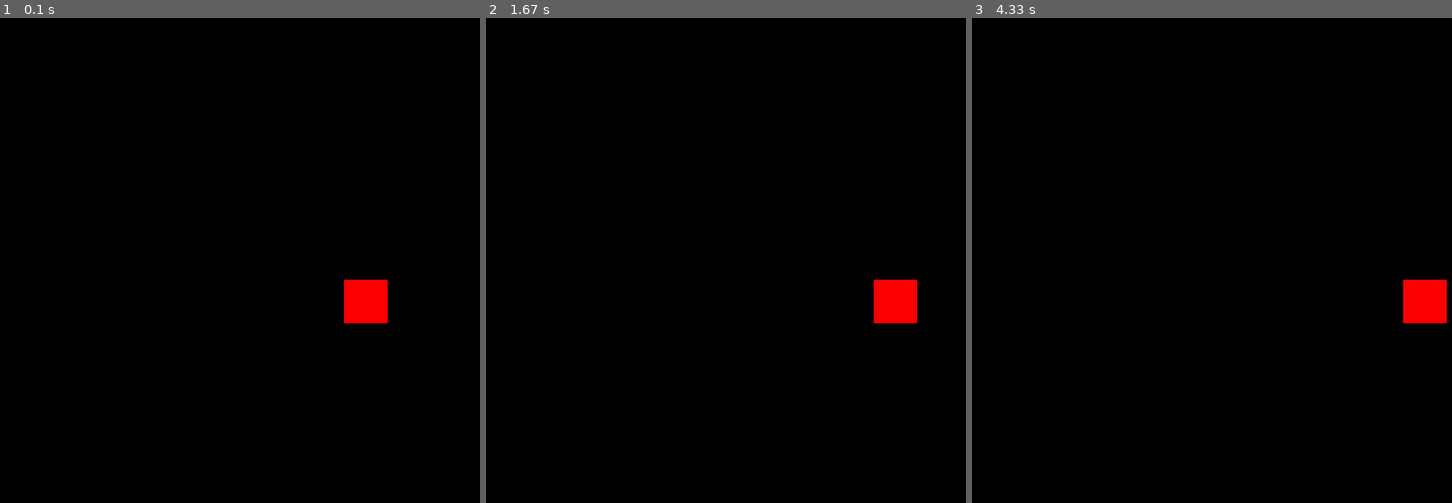
Above: before the commit, frames 1-3 (left to right).
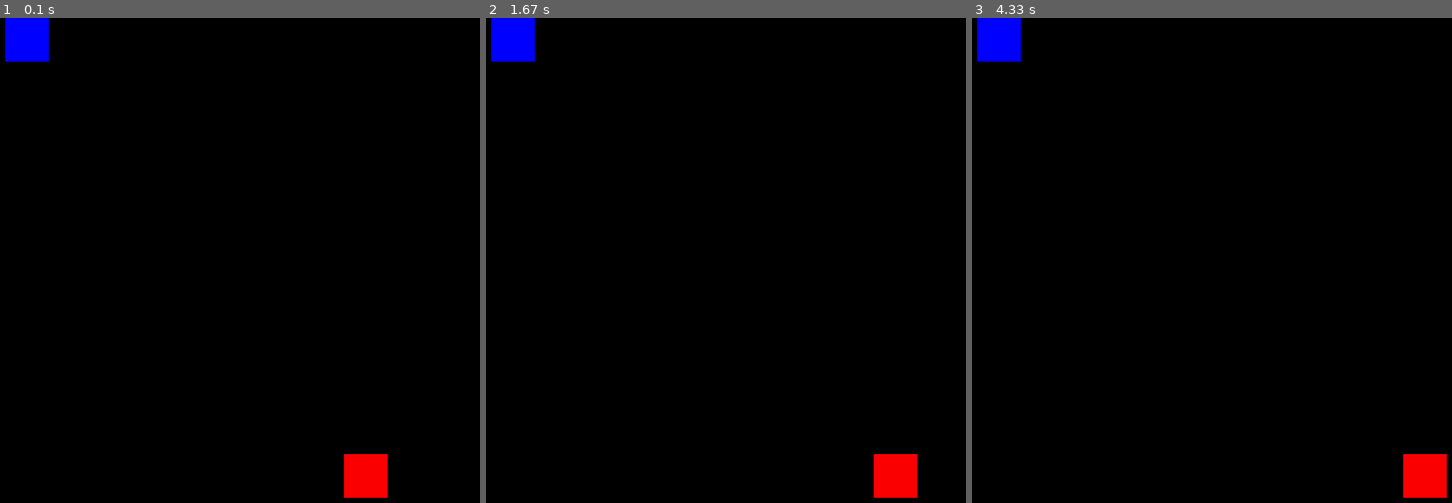
Above: after the commit, the same moments.

Repository: sheddyranking/Cube_pygame
Game: pygame game, started from pygame_lesson1.py
Two runs of this game, one before a commit and one after it. Both use one fixed random seed, a clock stepped at 60 frames per second and the inputs below.
Inputs:
- Up to frame 1 (0.1 s): no input
- Up to frame 2 (1.67 s): hold Right 0.33-0.8 s; hold Right 0.83-1.3 s; hold Left from 1.33 s (still down)
- Up to frame 3 (4.33 s): release Left at 1.87 s; hold Left 1.9-2.3 s; hold Right 2.33-2.97 s; hold Left 3-3.47 s; hold Right 3.5-3.97 s; hold Right from 4 s (still down)

The runs differ from the first frame. In frame 1, 2.4% of the frame differs, in the area x 1-81%, y 0-99%; in frame 2, 2.4%; in frame 3, 2.4%.

Commit message:
created the blue rect, initialized as enemy

Diff:
--- a/pygame_lesson1.py
+++ b/pygame_lesson1.py
@@ -1,5 +1,7 @@
 import pygame #the pygame.org/doc/ for the documentary
+import random
 import sys
+
 
 #initialling the pygame
 pygame.init()
@@ -7,8 +9,13 @@
 WIDTH = 800
 HEIGTH = 600
 RED = (250, 0, 0) #pygame takes only Rgb format
-player_pos = [400, 300]
+BLUE = (0, 0, 255)
 player_size = 50
+player_pos = [WIDTH/2, HEIGTH-2*player_size]
+BACKGROUND_COLOR = (0,0,0)
+
+enemy_size = 50
+enemy_pos = [random.randint(0, WIDTH - enemy_size), 0]
 
 #creating the display UI
 screen = pygame.display.set_mode((WIDTH, HEIGTH))
@@ -34,9 +41,10 @@
                 x += player_size
             player_pos = [x,y] #updating the new position
 
-    screen.fill((0,0,0)) #its fills the sides black
+    screen.fill(BACKGROUND_COLOR) #its fills the sides black
 
     #drawing the rect shape.
+    pygame.draw.rect(screen, BLUE, (enemy_pos[0], enemy_pos[1], enemy_size, enemy_size))
     pygame.draw.rect(screen, RED, (player_pos[0], player_pos[1], player_size, player_size))
 
     pygame.display.update() #we need to unpdate the screen always
